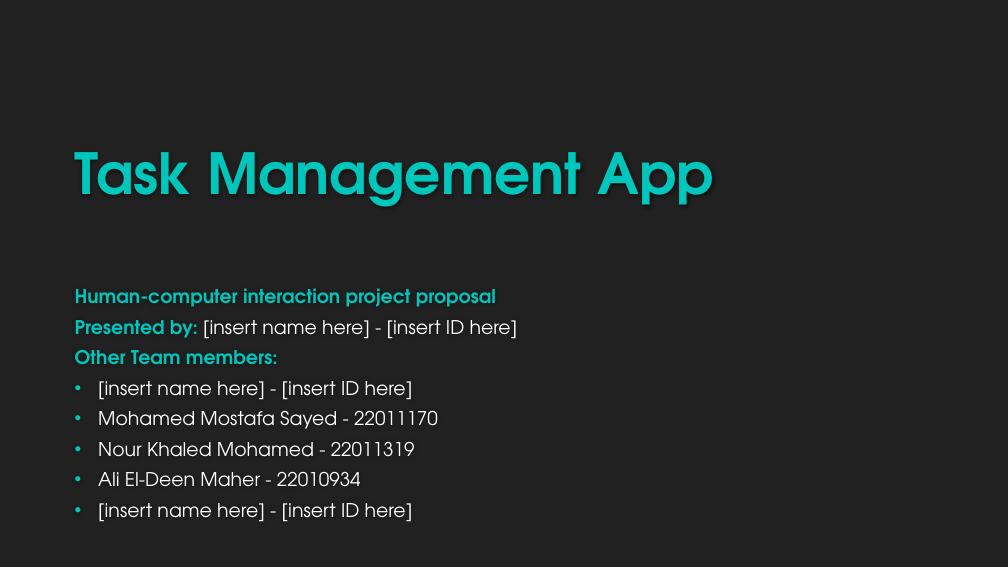
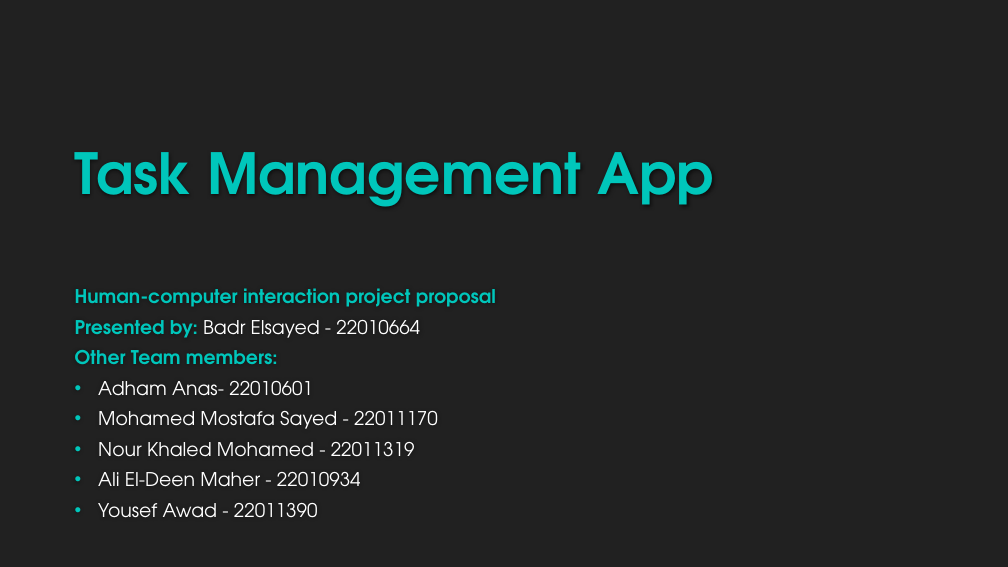
Before and after one commit to BadrGello/Task-Management-App, a slide deck: slide 1 of Documents/HCI Project Proposal.pptx. Drawn at 1008x567 pixels with LibreOffice and Linux fonts; fonts in the diff are those of the drawing; background and template pictures are left out. Boxes give left, top, right and bottom in pixels: in the first picture for what was removed or moved away, otherwise in the second. Text is boxed around its words. In the diff, an @@ line names an element or a change of style, - is before the commit and + after.

```diff
--- a/Documents/HCI Project Proposal.pptx
+++ b/Documents/HCI Project Proposal.pptx
@@ subtitle at <box>75,320,420,338</box>: text changed @@
-Presented by: [insert name here] - [insert ID here]
+Presented by: Badr Elsayed - 22010664
@@ subtitle at <box>98,381,313,396</box>: text changed @@
-• [insert name here] - [insert ID here]
+• Adham Anas- 22010601
@@ subtitle at <box>98,503,318,518</box>: text changed @@
-• [insert name here] - [insert ID here]
+• Yousef Awad - 22011390
```
Also in this commit, not shown: 1 other slide changed.
